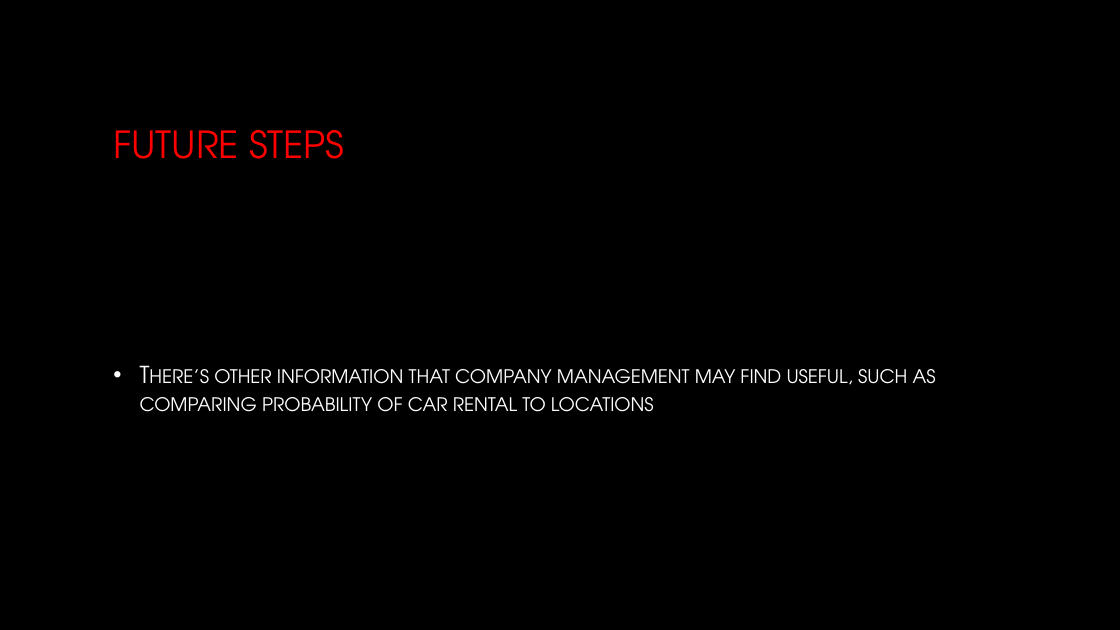
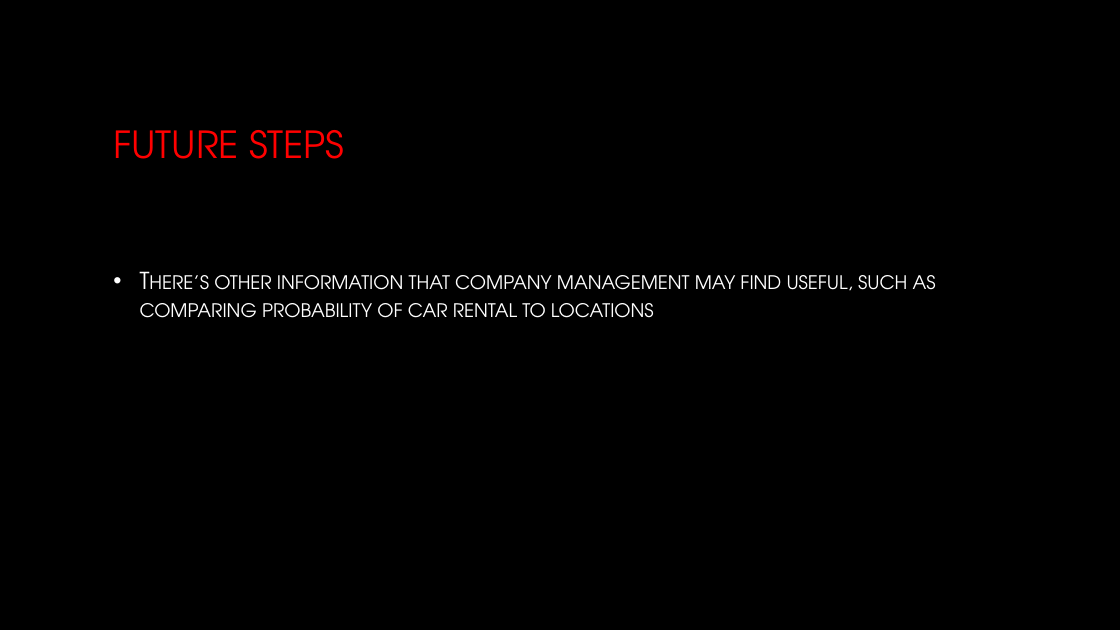
Before and after one commit to TyannaFrison/Lariat-presentation, a slide deck: slide 10 of capstone 1.pptx. Drawn at 1120x630 pixels with LibreOffice and Linux fonts; fonts in the diff are those of the drawing; background and template pictures are left out. Boxes give left, top, right and bottom in pixels: in the first picture for what was removed or moved away, otherwise in the second. Text is boxed around its words. In the diff, an @@ line names an element or a change of style, - is before the commit and + after.

```diff
--- a/capstone 1.pptx
+++ b/capstone 1.pptx
@@ text "There’s other information that company ...": place and size @@
-text "There’s other information that company ..." at box(140, 366, 936, 412)
+text "There’s other information that company ..." at box(140, 272, 936, 318)
```
Also in this commit, not shown: 7 other slides changed.
